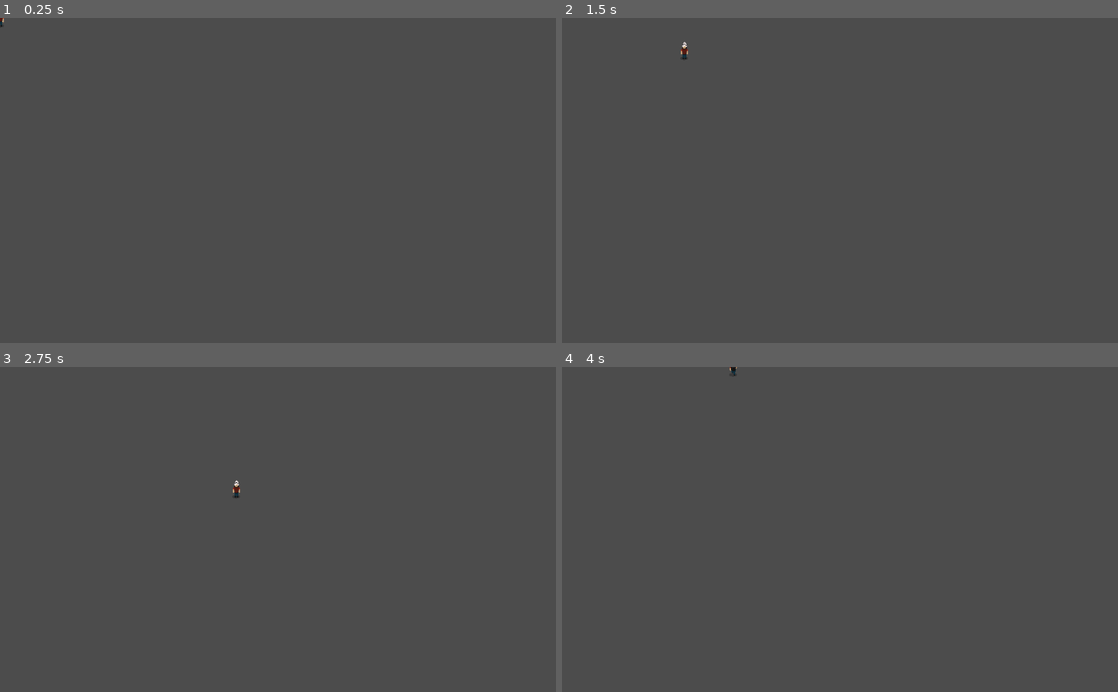
Above: before the commit, frames 1-4 (two rows, left to right).
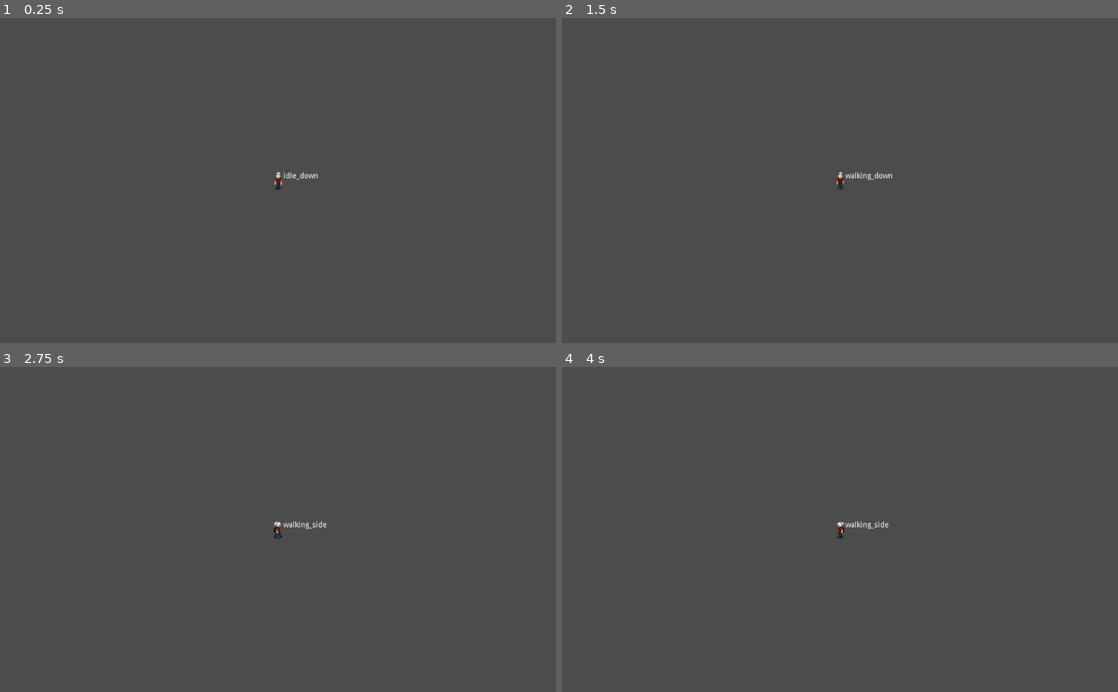
Above: after the commit, the same moments.

Repository: drarbego/magic-garden
Game: Godot game, scene res://Mage.tscn
Two runs of this game, one before a commit and one after it. Both use one fixed random seed, a clock stepped at 60 frames per second and the inputs below. The project has no main scene, so this scene is started directly.
Inputs:
- Up to frame 1 (0.25 s): no input
- Up to frame 2 (1.5 s): tap Enter at 0.5 s; hold Right (ui_right) 0.53-1.28 s; tap Space at 1.25 s; hold Down (ui_down) from 1.28 s (still down)
- Up to frame 3 (2.75 s): release Down (ui_down) at 2.03 s; hold Right (ui_right) from 2.03 s (still down)
- Up to frame 4 (4 s): release Right (ui_right) at 2.78 s; hold Up (ui_up) 2.78-3.53 s; tap Enter at 3.5 s; hold Left (ui_left) from 3.53 s (still down)

The runs differ from the first frame. In frame 1, 0.1% of the frame differs, in the area x 0-58%, y 0-53%; in frame 2, 0.2%; in frame 3, 0.2%, in the area x 41-59%, y 34-53%; in frame 4, 0.1%.

Commit message:
Fix placeholder animation, add Base Plant

Diff:
--- /dev/null
+++ b/BasePlant.gd
@@ -0,0 +1,13 @@
+extends Node2D
+
+
+export var production_wait_time = 5.0
+
+func _ready():
+	$ProductionTimer.set_wait_time(self.production_wait_time)
+
+func _on_ProductionTimer_timeout():
+	self.produce()
+
+func produce():
+	pass
--- /dev/null
+++ b/BasePlant.tscn
@@ -0,0 +1,8 @@
+[gd_scene load_steps=2 format=2]
+
+[ext_resource path="res://BasePlant.gd" type="Script" id=1]
+
+[node name="BasePlant" type="Node2D"]
+script = ExtResource( 1 )
+
+[node name="ProductionTimer" type="Timer" parent="."]
--- a/Mage.gd
+++ b/Mage.gd
@@ -12,7 +12,10 @@
 		anim_dir = "up"
 	if self.dir.x != 0:
 		anim_dir = "side"
+
+	$Sprite.flip_h = (anim_dir == "side" and self.dir.x > 0)
 	$AnimationPlayer.play(anim_name + "_" + anim_dir)
+	$Debug.set_text(anim_name + "_" + anim_dir)
 
 func _physics_process(delta):
 	var x = int(Input.is_action_pressed("ui_right")) - int(Input.is_action_pressed("ui_left"))
--- a/Mage.tscn
+++ b/Mage.tscn
@@ -35,8 +35,7 @@
 "values": [ Vector2( 8, 0 ), Vector2( 9, 0 ), Vector2( 10, 0 ), Vector2( 11, 0 ), Vector2( 8, 1 ) ]
 }
 
-[sub_resource type="Animation" id=2]
-resource_name = "idle_up"
+[sub_resource type="Animation" id=4]
 tracks/0/type = "value"
 tracks/0/path = NodePath("Sprite:frame_coords")
 tracks/0/interp = 1
@@ -50,8 +49,10 @@
 "values": [ Vector2( 4, 0 ), Vector2( 5, 0 ), Vector2( 6, 0 ), Vector2( 7, 0 ), Vector2( 4, 1 ) ]
 }
 
-[sub_resource type="Animation" id=5]
-resource_name = "walking_up"
+[sub_resource type="Animation" id=7]
+resource_name = "walking_down"
+length = 0.6
+loop = true
 tracks/0/type = "value"
 tracks/0/path = NodePath("Sprite:frame_coords")
 tracks/0/interp = 1
@@ -59,10 +60,43 @@
 tracks/0/imported = false
 tracks/0/enabled = true
 tracks/0/keys = {
-"times": PoolRealArray( 0, 0.2, 0.4, 0.6, 0.8 ),
-"transitions": PoolRealArray( 1, 1, 1, 1, 1 ),
+"times": PoolRealArray( 0, 0.1, 0.2, 0.3, 0.4, 0.5 ),
+"transitions": PoolRealArray( 1, 1, 1, 1, 1, 1 ),
 "update": 0,
-"values": [ Vector2( 4, 2 ), Vector2( 5, 2 ), Vector2( 6, 2 ), Vector2( 7, 2 ), Vector2( 5, 2 ) ]
+"values": [ Vector2( 0, 2 ), Vector2( 1, 2 ), Vector2( 2, 2 ), Vector2( 3, 2 ), Vector2( 0, 3 ), Vector2( 1, 3 ) ]
+}
+
+[sub_resource type="Animation" id=6]
+resource_name = "walking_side"
+length = 0.6
+tracks/0/type = "value"
+tracks/0/path = NodePath("Sprite:frame_coords")
+tracks/0/interp = 1
+tracks/0/loop_wrap = true
+tracks/0/imported = false
+tracks/0/enabled = true
+tracks/0/keys = {
+"times": PoolRealArray( 0, 0.1, 0.2, 0.3, 0.4, 0.5 ),
+"transitions": PoolRealArray( 1, 1, 1, 1, 1, 1 ),
+"update": 0,
+"values": [ Vector2( 8, 2 ), Vector2( 9, 2 ), Vector2( 10, 2 ), Vector2( 11, 2 ), Vector2( 9, 3 ), Vector2( 8, 3 ) ]
+}
+
+[sub_resource type="Animation" id=5]
+resource_name = "walking_up"
+length = 0.6
+loop = true
+tracks/0/type = "value"
+tracks/0/path = NodePath("Sprite:frame_coords")
+tracks/0/interp = 1
+tracks/0/loop_wrap = true
+tracks/0/imported = false
+tracks/0/enabled = true
+tracks/0/keys = {
+"times": PoolRealArray( 0, 0.1, 0.2, 0.3, 0.4, 0.5 ),
+"transitions": PoolRealArray( 1, 1, 1, 1, 1, 1 ),
+"update": 0,
+"values": [ Vector2( 4, 2 ), Vector2( 5, 2 ), Vector2( 6, 2 ), Vector2( 7, 2 ), Vector2( 4, 3 ), Vector2( 5, 3 ) ]
 }
 
 [node name="Mage" type="KinematicBody2D"]
@@ -75,10 +109,24 @@
 texture = ExtResource( 2 )
 vframes = 6
 hframes = 12
-frame = 29
+frame = 36
 
 [node name="AnimationPlayer" type="AnimationPlayer" parent="."]
-anims/idle_down = SubResource( 3 )
-anims/idle_side = SubResource( 4 )
-anims/idle_up = SubResource( 2 )
+anims/idle_down = SubResource( 2 )
+anims/idle_side = SubResource( 3 )
+anims/idle_up = SubResource( 4 )
+anims/walking_down = SubResource( 7 )
+anims/walking_side = SubResource( 6 )
 anims/walking_up = SubResource( 5 )
+
+[node name="Debug" type="Label" parent="."]
+margin_left = 10.4768
+margin_top = -14.5892
+margin_right = 50.4768
+margin_bottom = -0.589242
+__meta__ = {
+"_edit_use_anchors_": false
+}
+
+[node name="Camera2D" type="Camera2D" parent="."]
+current = true
Not shown: 2 places in Mage.tscn that only renumber resources
